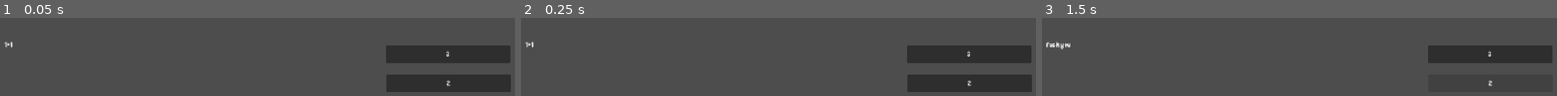
Above: before the commit, frames 1-3 (left to right).
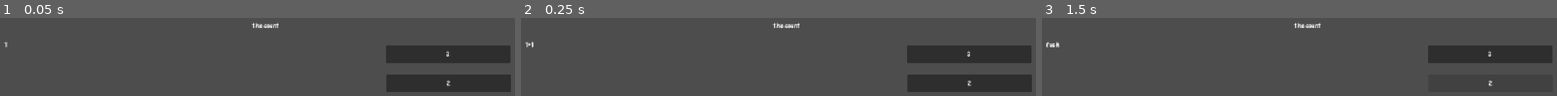
Above: after the commit, the same moments.

Repository: gamedagamez-dev/DownForTheCountGMTK2026
Game: Godot game, scene res://Scenes/World/npc.tscn
Same seed, same stepped clock (60 frames per second), same inputs: the game is played once before the commit and once after it. This scene is started directly instead of the project's main scene.
Inputs:
- Up to frame 1 (0.05 s): no input
- Up to frame 2 (0.25 s): no input
- Up to frame 3 (1.5 s): click "3" at 0.5 s; click "2" at 1.25 s

The runs differ from the first frame. In frame 1, 0.3% of the frame differs, in the area x 1-55%, y 6-38%; in frame 2, 0.2%; in frame 3, 0.3%, in the area x 3-55%, y 6-41%.

Commit message:
better npc

Diff:
--- a/Scenes/World/npc.tscn
+++ b/Scenes/World/npc.tscn
@@ -30,6 +30,16 @@
 offset_top = 443.0
 offset_right = 827.0
 offset_bottom = 630.0
+text = "aioajufjseoifujvu;fnmwogivsjcfnf ivsjvaAIORL;JFN48QOC]"
+
+[node name="name" type="RichTextLabel" parent="Control" unique_id=792023939]
+layout_mode = 0
+offset_left = 469.0
+offset_top = 402.0
+offset_right = 696.0
+offset_bottom = 445.0
+text = "the count"
+horizontal_alignment = 1
 
 [node name="answer_1" type="Button" parent="Control" unique_id=1713649577]
 layout_mode = 0
--- a/npc.gd
+++ b/npc.gd
@@ -17,30 +17,48 @@
 var selected_answer
 var correct_answer_list = [0]
 var wrong_answer_list = [0]
-var question_list
+var question_list = [0]
+var scrolling = false
 signal selected()
 
 func _ready() -> void:
+	correct_answer_list = [Q1_answer_correct,Q2_answer_correct,Q3_answer_correct]
+	wrong_answer_list = [Q1_answer_wrong,Q2_answer_wrong,Q3_answer_wrong]
+	question_list = [question_1,question_2,question_3]
 	dialogue_start()
+
 func dialogue_start():
-	correct_answer = randi() % 1
+	$Control/dialogue.visible_characters = 0
+	$Control/name.text = _name
+	correct_answer = randi() % 2
+	print (correct_answer)
 	print(correct_answer)
-	$Control/dialogue.text = question_1
+	$Control/dialogue.text = question_list[progress]
+
 	if correct_answer == 0:
-		$Control/answer_1.text = Q1_answer_correct
-		$Control/answer_2.text = Q1_answer_wrong
-	if correct_answer == 0:
-		$Control/answer_2.text = Q1_answer_correct
-		$Control/answer_1.text = Q1_answer_wrong
+		$Control/answer_1.text = correct_answer_list[progress]
+		$Control/answer_2.text = wrong_answer_list[progress]
+	if correct_answer == 1:
+		$Control/answer_2.text = correct_answer_list[progress]
+		$Control/answer_1.text = wrong_answer_list[progress]
+	scrolling = true
+	scroll()
 	await selected
-	print(selected_answer,", ",Q1_answer_correct)
-	if Q1_answer_correct == selected_answer:
+	scrolling = false
+	if correct_answer_list[progress] == selected_answer:
 		progress += 1
-		dialogue_start()
+		if progress == tree_size:
+			$Control/dialogue.text = Conclusion
+		else:
+			dialogue_start()
 	else:
 		$Control/dialogue.text = Failure
 
 
+func scroll():
+	while scrolling == true:
+		$Control/dialogue.visible_characters += 1
+		await get_tree().create_timer(1.0/10).timeout
 
 func _on_answer_1_button_down() -> void:
 	selected_answer = $Control/answer_1.text
